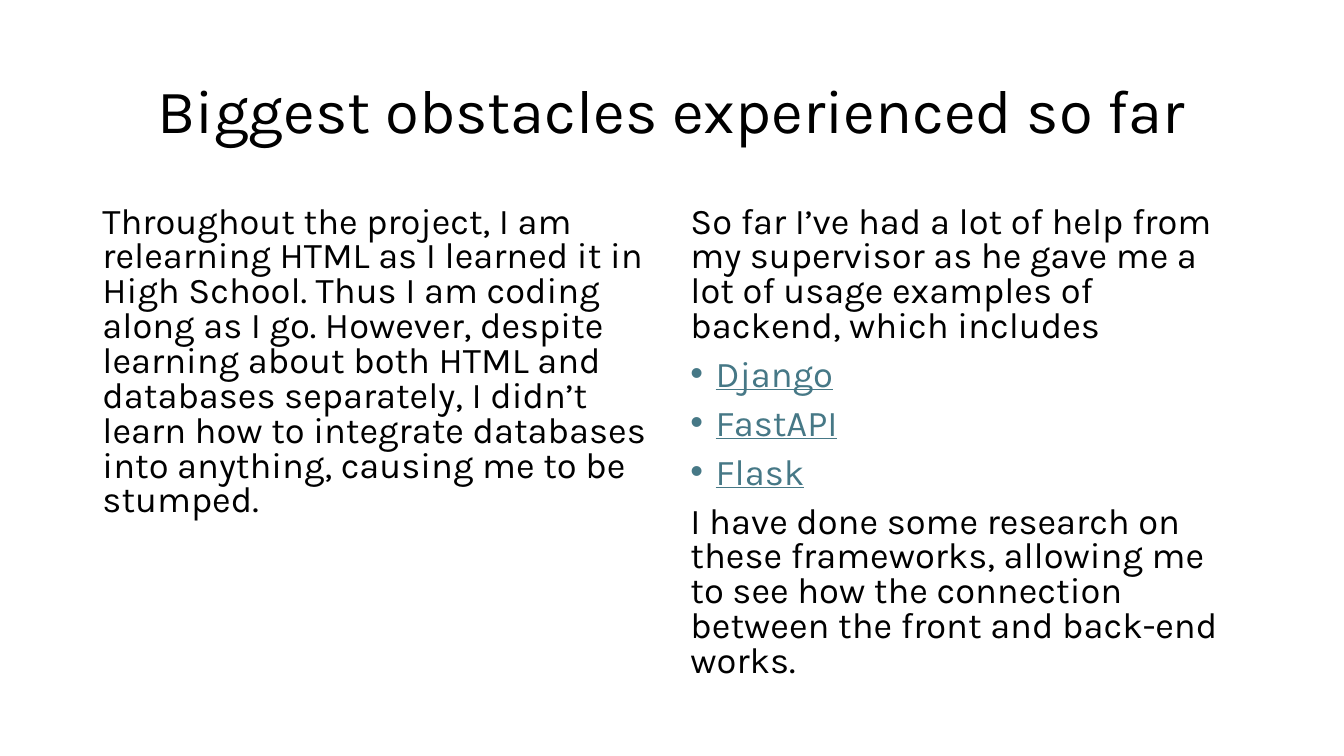
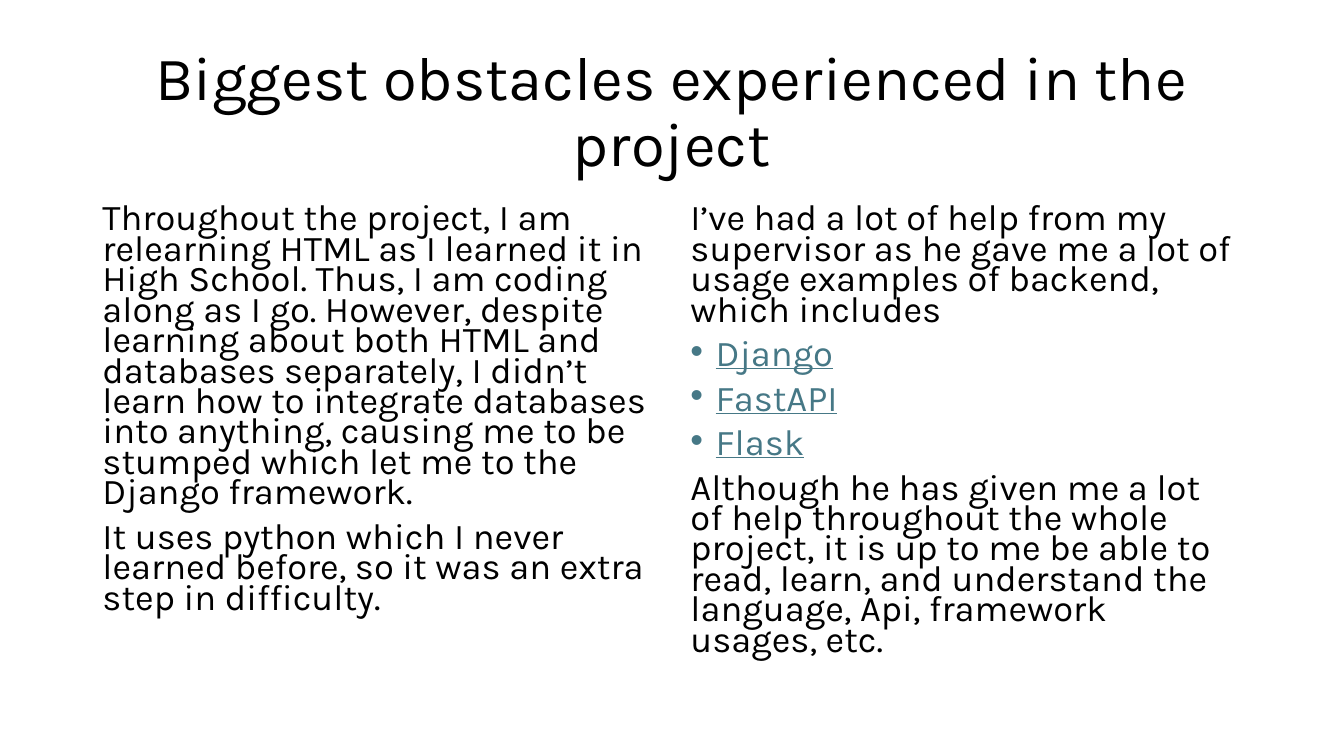
Before and after one commit to anthony2421/cisc4900-anthony2421-vc1a, a slide deck: slide 16 of Progress documentations/CISC 4900 - Diagram.pptx (slide 13 before the commit). Drawn at 1344x756 pixels with LibreOffice and Linux fonts; fonts in the diff are those of the drawing. Boxes give left, top, right and bottom in pixels: in the first picture for what was removed or moved away, otherwise in the second. Text is boxed around its words. In the diff, an @@ line names an element or a change of style, - is before the commit and + after.

Commit message:
Updated 5/12

```diff
--- a/Progress documentations/CISC 4900 - Diagram.pptx
+++ b/Progress documentations/CISC 4900 - Diagram.pptx
@@ title at <box>155,57,1187,181</box>: text changed @@
-Biggest obstacles experienced so far
+Biggest obstacles experienced in the project
@@ text at <box>102,205,646,619</box>: text changed @@
-Throughout the project, I am relearning HTML as I learned it in High School. Thus I am coding along as I go. However, despite learning about both HTML and databases separately, I didn’t learn how to integrate databases into anything, causing me to be stumped.
+Throughout the project, I am relearning HTML as I learned it in High School. Thus, I am coding along as I go. However, despite learning about both HTML and databases separately, I didn’t learn how to integrate databases into anything, causing me to be stumped which let me to the Django framework.
+It uses python which I never learned before, so it was an extra step in difficulty.
@@ text at <box>690,205,1230,323</box>: text changed @@
-So far I’ve had a lot of help from my supervisor as he gave me a lot of usage examples of backend, which includes
+I’ve had a lot of help from my supervisor as he gave me a lot of usage examples of backend, which includes
@@ text at <box>716,341,838,458</box>: line spacing 0.8 to 0.7 @@
@@ text at <box>690,475,1210,661</box>: text changed @@
-I have done some research on these frameworks, allowing me to see how the connection between the front and back-end works.
+Although he has given me a lot of help throughout the whole project, it is up to me be able to read, learn, and understand the language, Api, framework usages, etc.
```
Also in this commit, not shown: 7 other slides changed, 15 slides added.
